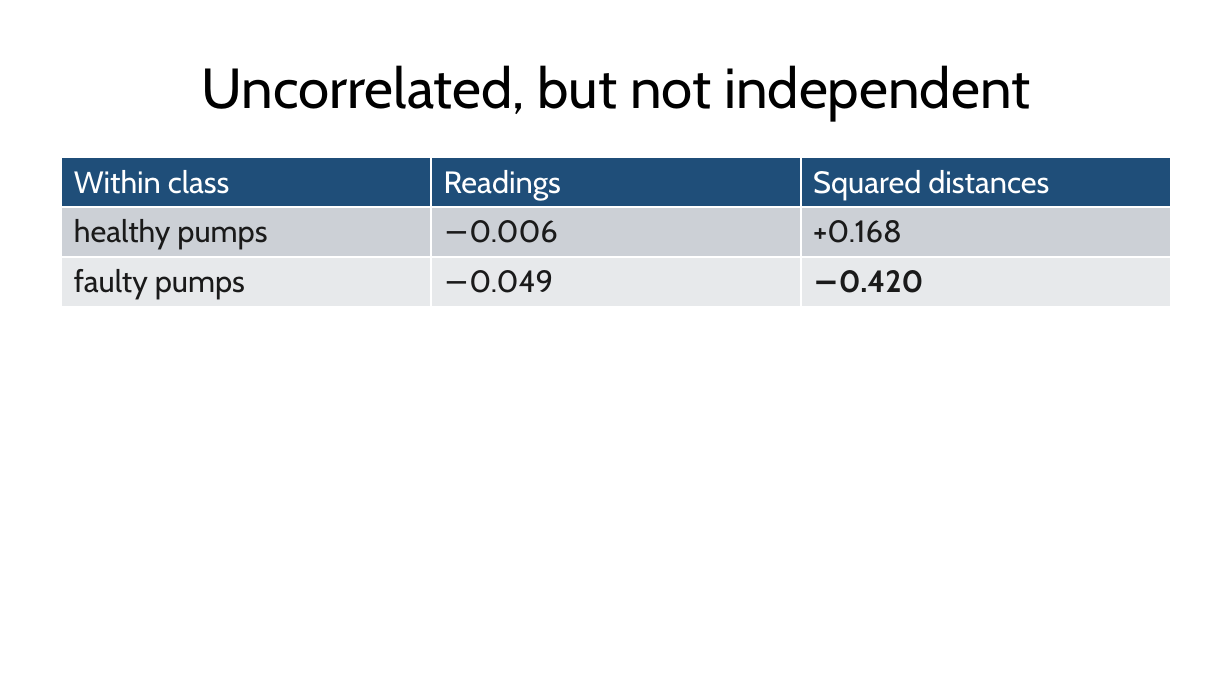
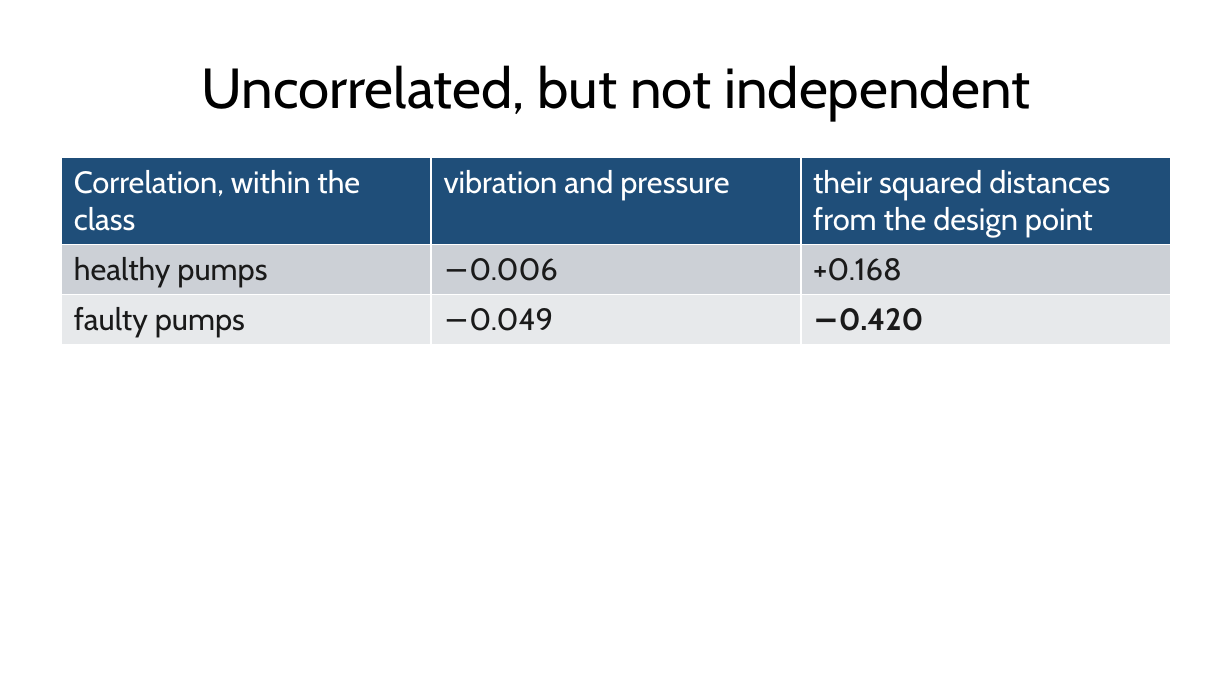
Before and after one commit to fabioantonini/technologies-for-artificial-intelligence, a slide deck: slide 38 of Lessons/06_knn_naive_bayes_svm/Slides/knn_naive_bayes_svm_slides.pptx. Drawn at 1232x693 pixels with LibreOffice and Linux fonts; fonts in the diff are those of the drawing; background and template pictures are left out. Boxes give left, top, right and bottom in pixels: in the first picture for what was removed or moved away, otherwise in the second. Text is boxed around its words. In the diff, an @@ line names an element or a change of style, - is before the commit and + after.

```diff
--- a/Lessons/06_knn_naive_bayes_svm/Slides/knn_naive_bayes_svm_slides.pptx
+++ b/Lessons/06_knn_naive_bayes_svm/Slides/knn_naive_bayes_svm_slides.pptx
@@ table at [62,158,1170,615] @@
-row 1: Within class | Readings | Squared distances
+row 1: Correlation, within the class | vibration and pressure | their squared distances from the design point
```
Also in this commit, not shown: 2 other files.
